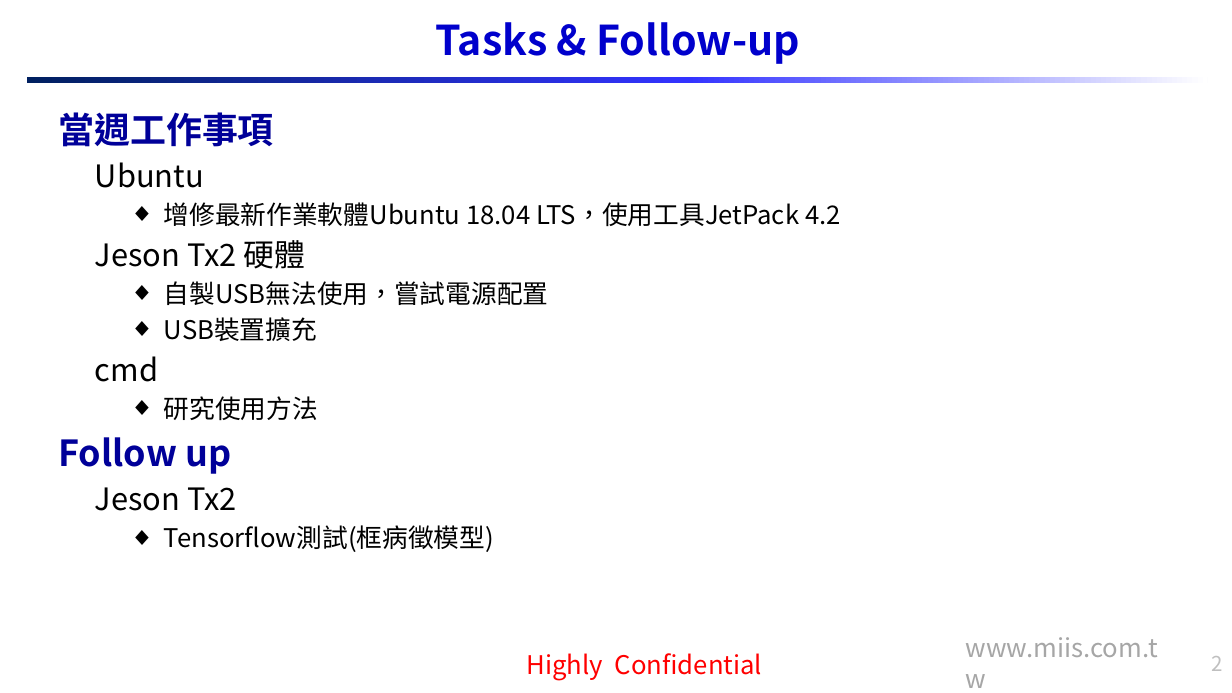
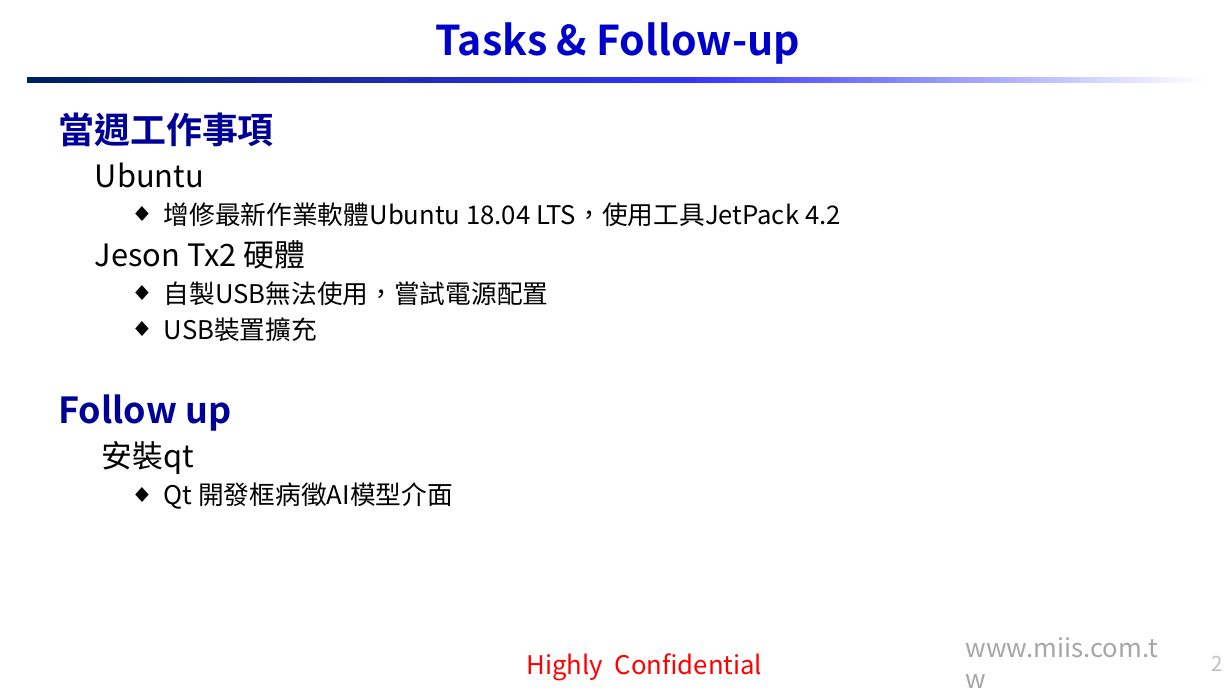
Before and after one commit to Yu-Chian-Lin/tx2-, a slide deck: slide 2 of 日報&週報/2019027weekly_report_Peter.pptx. Drawn at 1232x693 pixels with LibreOffice and Linux fonts; fonts in the diff are those of the drawing; background and template pictures are left out. Boxes give left, top, right and bottom in pixels: in the first picture for what was removed or moved away, otherwise in the second. Text is boxed around its words. In the diff, an @@ line names an element or a change of style, - is before the commit and + after.

```diff
--- a/日報&週報/2019027weekly_report_Peter.pptx
+++ b/日報&週報/2019027weekly_report_Peter.pptx
@@ text at (95, 356, 318, 420): paragraphs removed @@
-  cmd
-    ◆ 研究使用方法
@@ text at (102, 441, 453, 509): text changed @@
-  Jeson Tx2
-    ◆ Tensorflow測試(框病徵模型)
+  安裝qt
+    ◆ Qt 開發框病徵AI模型介面
```
Also in this commit, not shown: 3 other slides changed, 1 slide added, 5 other files.
